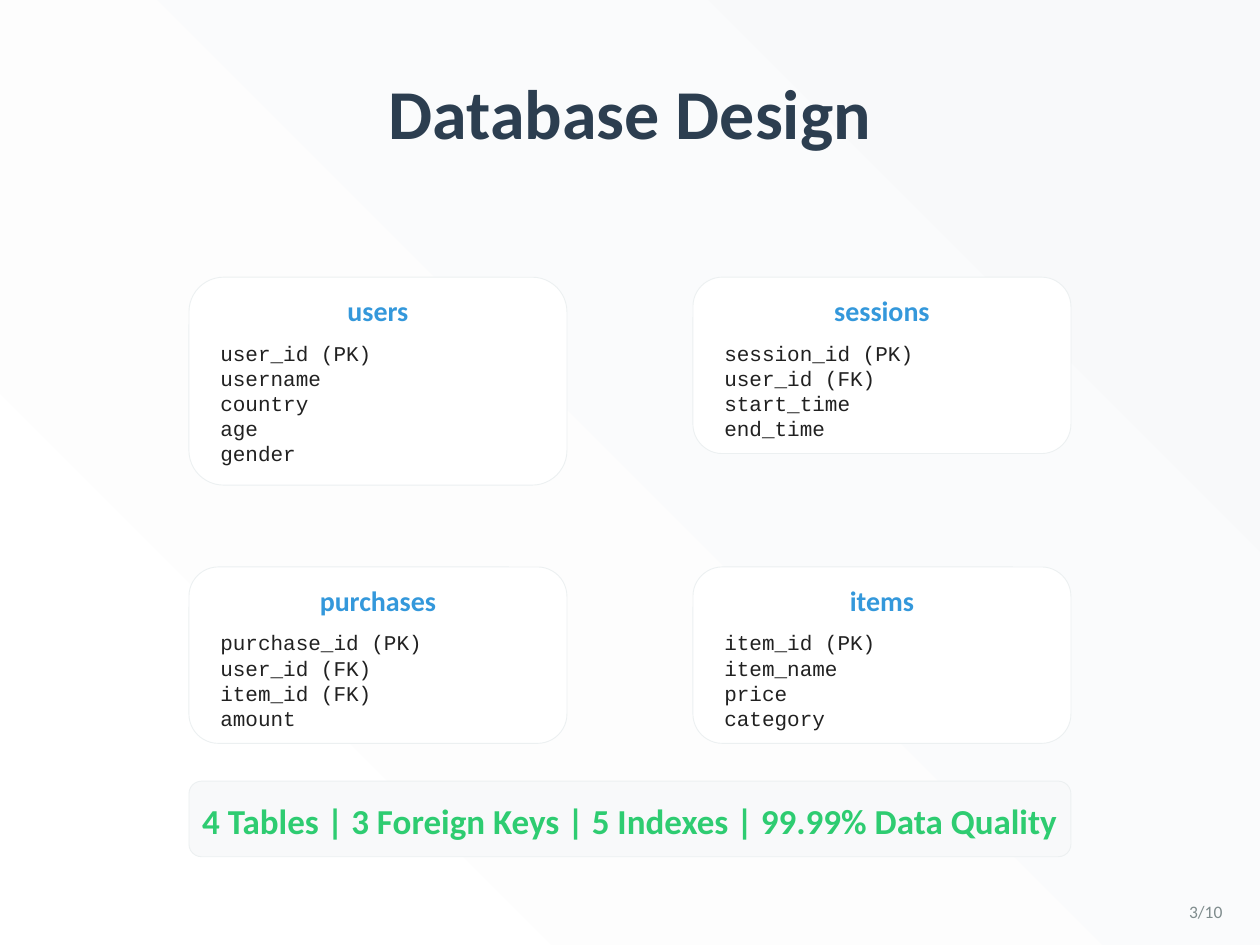
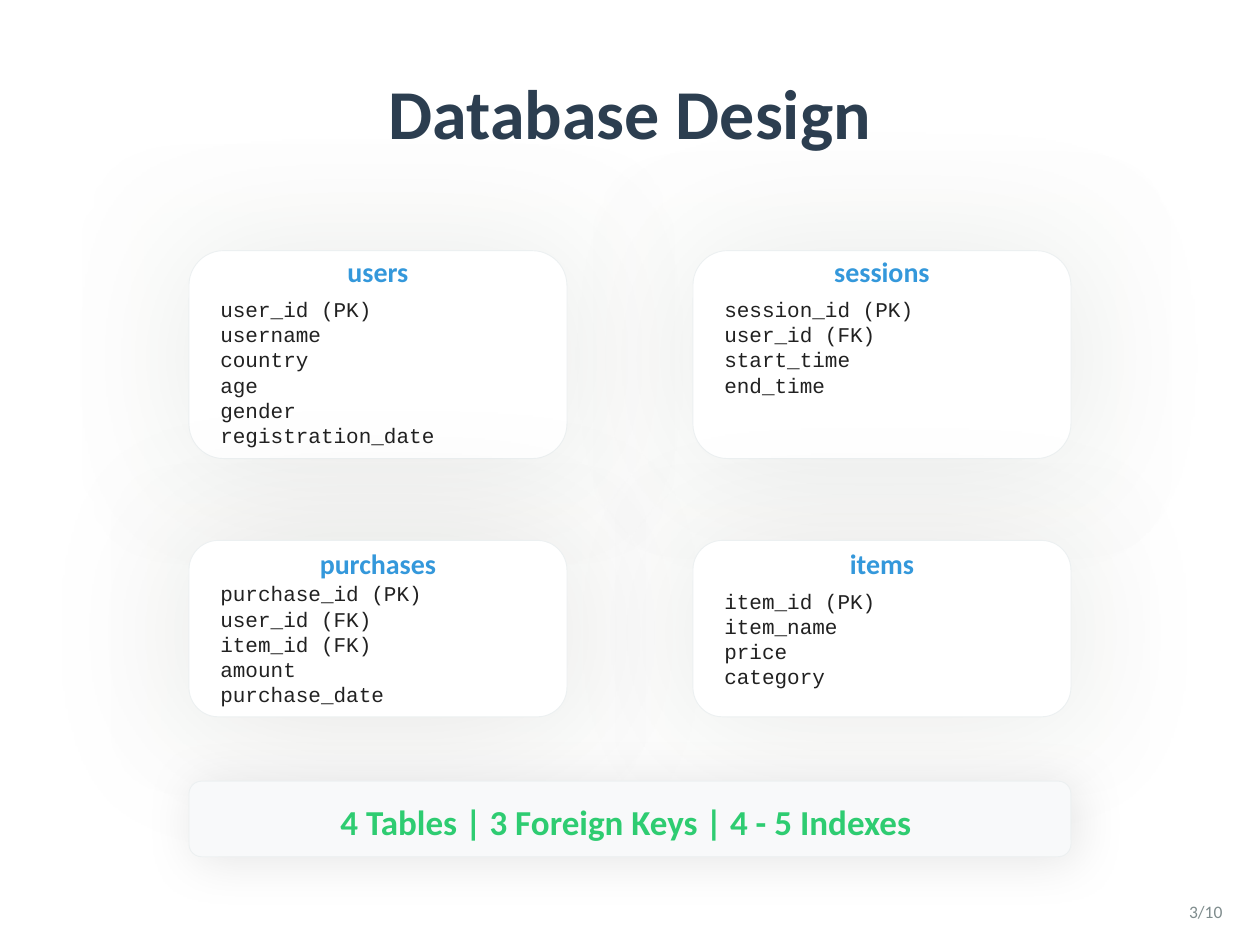
Before and after one commit to yiwei79/GameData_Analysis_Projects, a slide deck: slide 3 of Delivery 1 KPIs/Deliverables/Game_Analytics_Presentation.pptx. Drawn at 1260x945 pixels with LibreOffice and Linux fonts; fonts in the diff are those of the drawing. Boxes give left, top, right and bottom in pixels: in the first picture for what was removed or moved away, otherwise in the second. Text is boxed around its words. In the diff, an @@ line names an element or a change of style, - is before the commit and + after.

```diff
--- a/Delivery 1 KPIs/Deliverables/Game_Analytics_Presentation.pptx
+++ b/Delivery 1 KPIs/Deliverables/Game_Analytics_Presentation.pptx
@@ background gradient #FFFFFF to #F8F9FA to #FFFFFF @@
@@ rounded rectangle: place and size @@
-rounded rectangle at (693,277,1071,454)
+rounded rectangle at (693,251,1071,459)
@@ text "user_id (PK)": place and size @@
-text "user_id (PK)" at (220,346,371,466)
+text "user_id (PK)" at (220,302,434,448)
@@ text "session_id (PK)": place and size @@
-text "session_id (PK)" at (724,346,913,439)
+text "session_id (PK)" at (724,302,913,396)
@@ text at (220,428,434,448): paragraph added @@
+registration_date
@@ text "purchases": place and size @@
-text "purchases" at (320,591,436,616)
+text "purchases" at (320,554,436,579)
@@ text "items": place and size @@
-text "items" at (850,591,914,611)
+text "items" at (850,554,914,574)
@@ shadow on in 5 elements at (189,781,1071,857), (693,251,1071,459), (189,251,567,459), (189,541,567,717), (693,541,1071,717) @@
@@ 3 rounded rectangles: place and size @@
-3 rounded rectangles at (189,277,1071,743)
+3 rounded rectangles at (189,251,1071,717)
@@ text "purchase_id (PK)": place and size @@
-text "purchase_id (PK)" at (220,635,421,727)
+text "purchase_id (PK)" at (220,586,421,707)
@@ 3 texts: place and size @@
-3 texts at (347,301,929,731)
+3 texts at (347,262,929,689)
@@ text at (220,687,384,707): paragraph added @@
+purchase_date
@@ text at (340,810,911,841): text changed @@
-4 Tables | 3 Foreign Keys | 5 Indexes | 99.99% Data Quality
+4 Tables | 3 Foreign Keys | 4 - 5 Indexes
```
Also in this commit, not shown: 9 other slides changed, 1 slide added, 4 other files.
